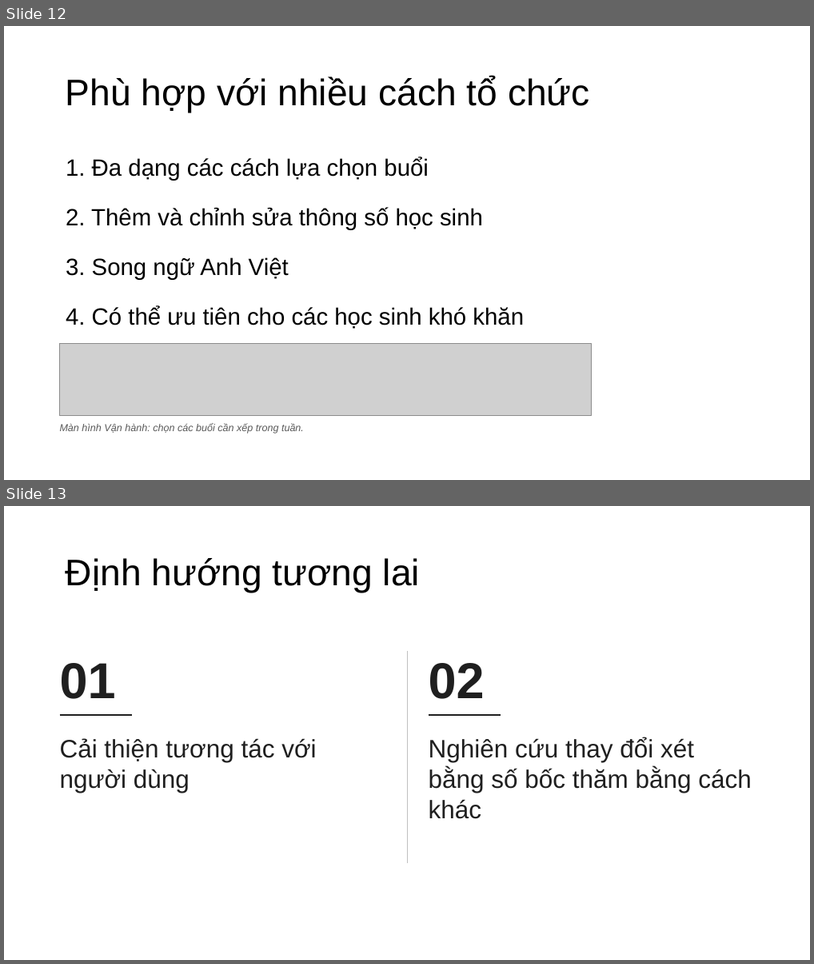
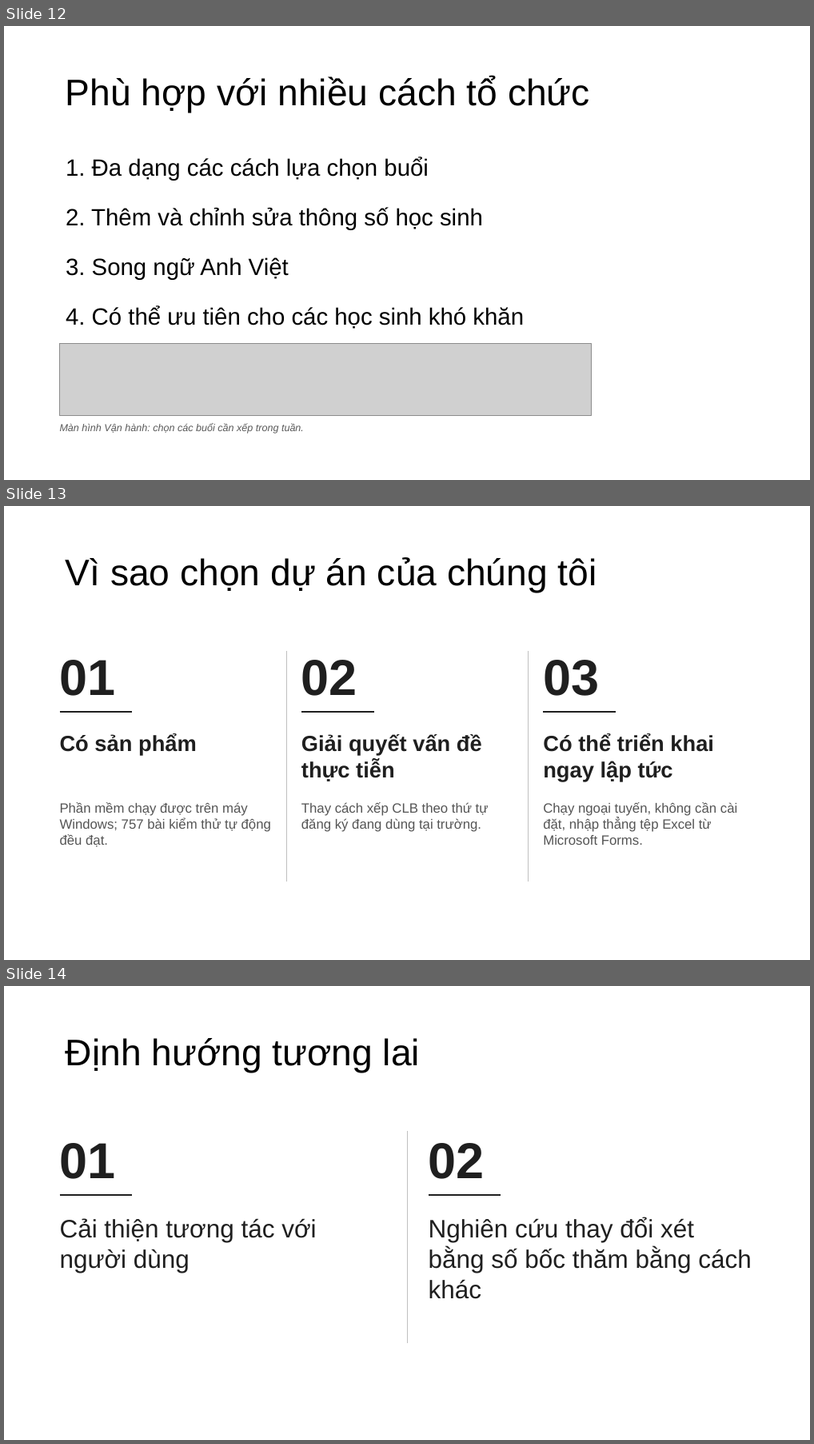
Before and after one commit to nguyenphanvantruong6969-arch/rbda-kiosk, a slide deck: THUYET_TRINH_KHKT_DA_SUA_FONT.pptx. Shown one above the other, each under a label of ours: slides 12 and 13 before the commit, slides 12, 13 and 14 after it. The pictures are 814x964 and 814x1444 pixels, drawn with LibreOffice and Linux fonts; fonts in the diff are those of the drawing; grey boxes stand for pictures. Boxes give left, top, right and bottom in pixels: in the first picture for what was removed or moved away, otherwise in the second. Text is boxed around its words. In the diff, an @@ line names an element or a change of style, - is before the commit and + after.

```diff
--- a/THUYET_TRINH_KHKT_DA_SUA_FONT.pptx
+++ b/THUYET_TRINH_KHKT_DA_SUA_FONT.pptx
@@ slide 13 added at [4,506,810,960], background #FFFFFF @@
@@ title added at [66,557,598,593], 44 pt, text #000000 @@
+Vì sao chọn dự án của chúng tôi
@@ text added at [60,660,116,696], 60 pt, text #1F1F1F, bold @@
+01
@@ line added from (286, 651) to (286, 881), #BFBFBF 1 pt @@
@@ text added at [302,660,358,696], 60 pt, text #1F1F1F, bold @@
+02
@@ line added from (529, 651) to (529, 881), #BFBFBF 1 pt @@
@@ text added at [543,660,599,696], 60 pt, text #1F1F1F, bold @@
+03
@@ line added from (60, 712) to (132, 712), #1F1F1F 2 pt @@
@@ line added from (302, 712) to (374, 712), #1F1F1F 2 pt @@
@@ line added from (544, 712) to (616, 712), #1F1F1F 2 pt @@
@@ text added at [60,734,197,755], 26 pt, text #1F1F1F, bold @@
+Có sản phẩm
@@ text added at [302,734,482,781], 26 pt, text #1F1F1F, bold @@
+Giải quyết vấn đề thực tiễn
@@ text added at [543,734,714,781], 26 pt, text #1F1F1F, bold @@
+Có thể triển khai ngay lập tức
@@ text added at [60,802,271,847], 16 pt, text #555555 @@
+Phần mềm chạy được trên máy Windows; 757 bài kiểm thử tự động đều đạt.
@@ text added at [302,802,489,832], 16 pt, text #555555 @@
+Thay cách xếp CLB theo thứ tự đăng ký đang dùng tại trường.
@@ text added at [543,802,738,844], 16 pt, text #555555 @@
+Chạy ngoại tuyến, không cần cài đặt, nhập thẳng tệp Excel từ Microsoft Forms.
@@ what was slide 13 is now slide 14 @@
```
